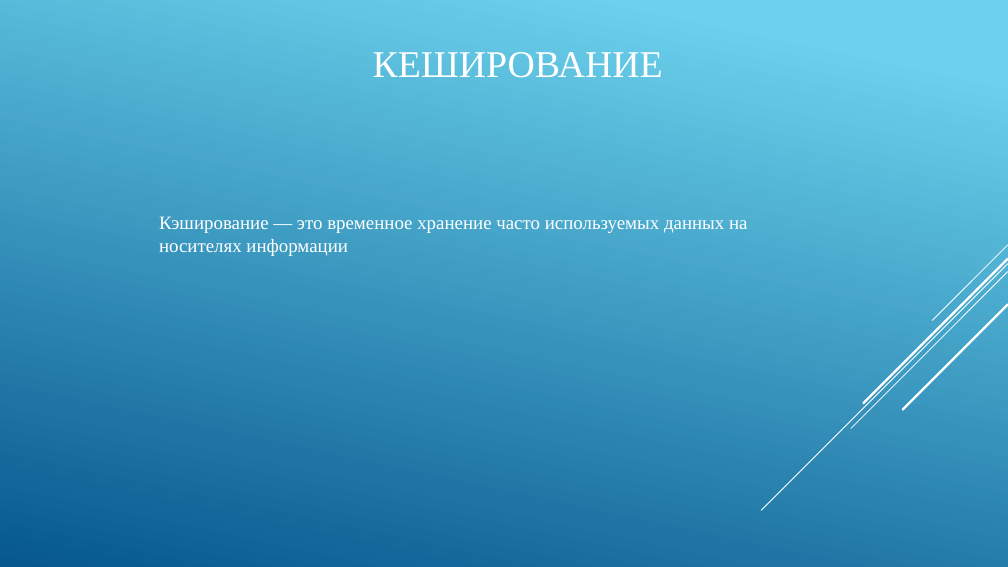
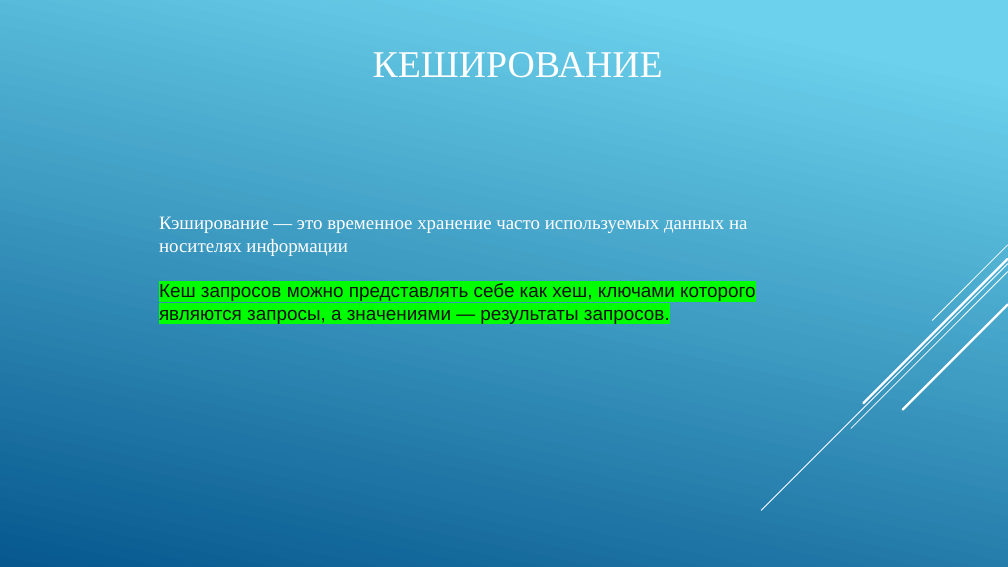
Before and after one commit to IgorTyutyunov/-, a slide deck: slide 7 of ВКР_5.pptx. Drawn at 1008x567 pixels with LibreOffice and Linux fonts; fonts in the diff are those of the drawing. Boxes give left, top, right and bottom in pixels: in the first picture for what was removed or moved away, otherwise in the second. Text is boxed around its words. In the diff, an @@ line names an element or a change of style, - is before the commit and + after.

Commit message:
Закончил с индексацией и кешированием в презе

```diff
--- a/ВКР_5.pptx
+++ b/ВКР_5.pptx
@@ text at [159,283,756,324]: paragraph added @@
+Кеш запросов можно представлять себе как хеш, ключами которого являются запросы, а значениями — результаты запросов.
```
Also in this commit, not shown: 1 other slide changed, 1 slide added, 1 slide removed.
